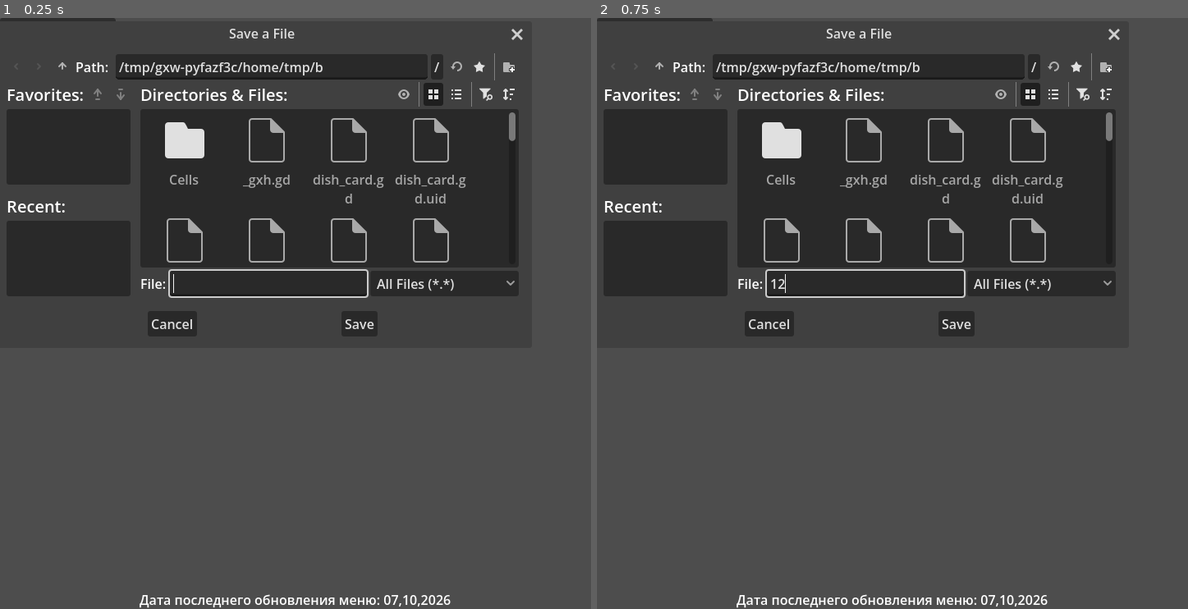
Above: before the commit, frames 1-2 (left to right).
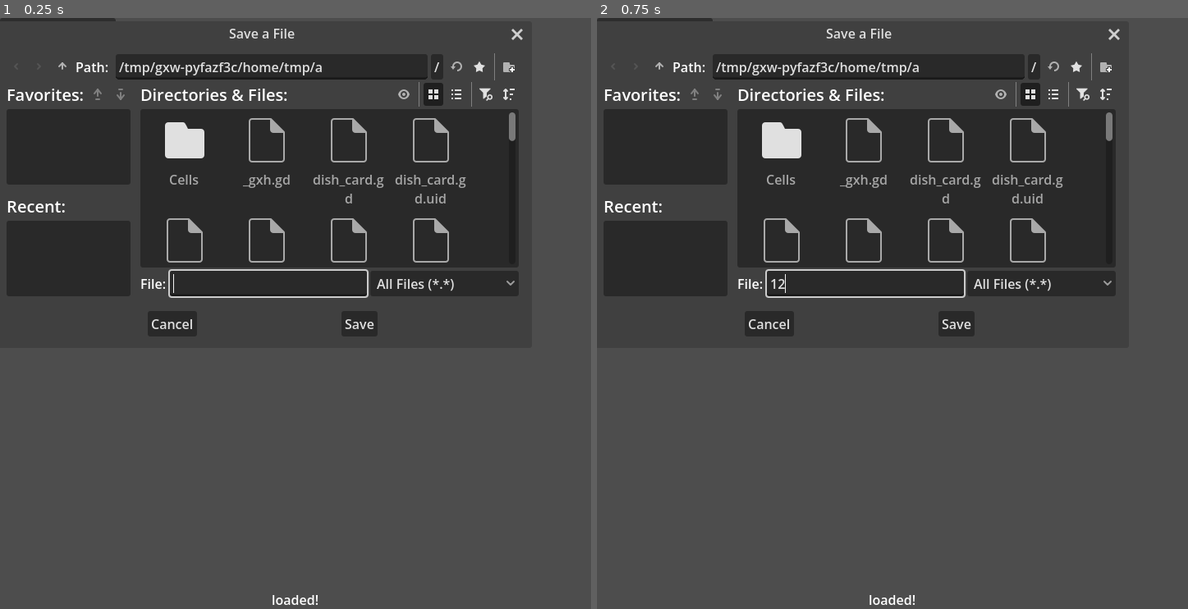
Above: after the commit, the same moments.

Repository: lopkauna/webgdhtttptest
Game: Godot game, scene res://node_2d.tscn
Same seed, same stepped clock (60 frames per second), same inputs: the game is played once before the commit and once after it.
Inputs (mouse positions are in pixels of both pictures, inside the frame that each line leads up to):
- Up to frame 1 (0.25 s): no input
- Up to frame 2 (0.75 s): click (862, 283) at 0.52 s; type "12" at 0.6 s

The runs differ from the first frame. In frame 1, 0.4% of the frame differs, in the area x 23-77%, y 7-100%; in frame 2, 0.4%.

Commit message:
esdf324
ewr23266

Diff:
--- a/node_2d.gd
+++ b/node_2d.gd
@@ -48,6 +48,7 @@
 	searchhttp.request_completed.connect(_response_find)
 	updatelisthttp.request_completed.connect(_response_update)
 	getcontenthttp.request_completed.connect(_response_content)
+	$MainMenu/MarginContainer/Label.text = "loaded!"
 	$FileDialog2.popup()
 	#get_allprojzip()
 	#delreqshttp.request_completed.connect(_response_delete)
Not shown, changed: index.html
Not shown, changed: index.js
Not shown, changed: index.pck
Not shown, changed: index.service.worker.js
Not shown, changed: index.wasm
